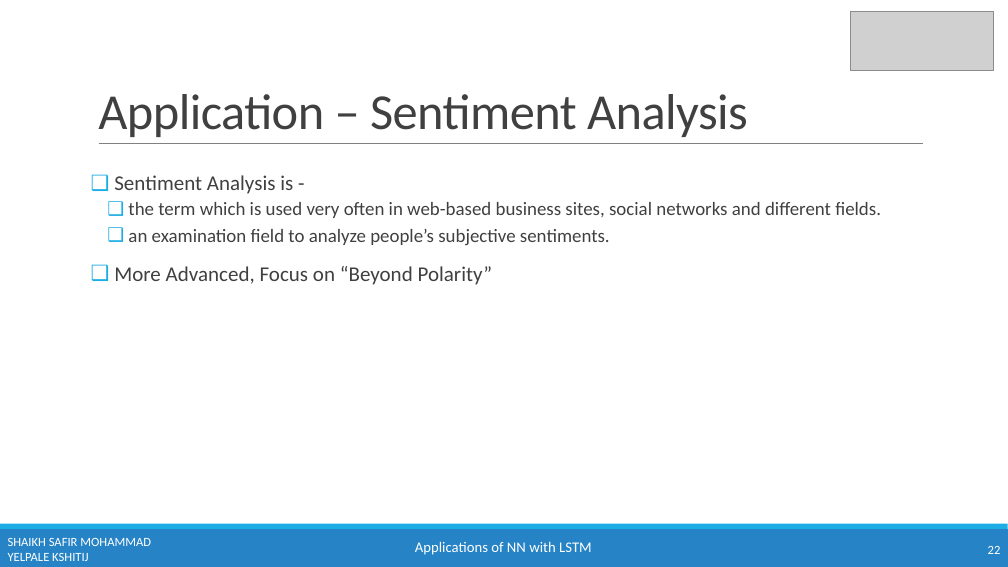
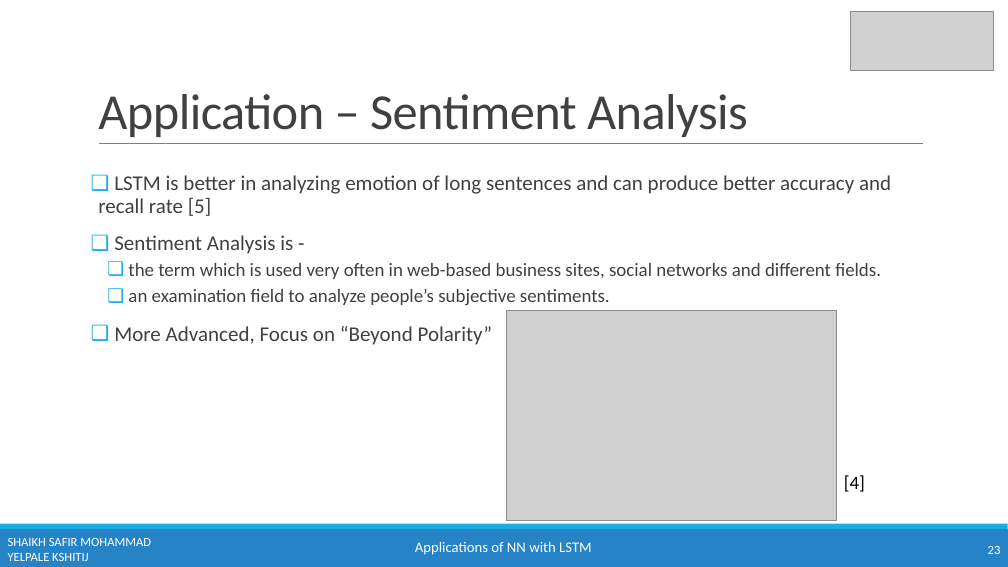
Before and after one commit to kshitijyelpale/LFD-Application-of-NN-in-LSTM, a slide deck: slide 23 of Documentation/LSTM Presentation.pptx (slide 22 before the commit). Drawn at 1008x567 pixels with LibreOffice and Linux fonts; fonts in the diff are those of the drawing; grey boxes stand for pictures. Boxes give left, top, right and bottom in pixels: in the first picture for what was removed or moved away, otherwise in the second. Text is boxed around its words. In the diff, an @@ line names an element or a change of style, - is before the commit and + after.

```diff
--- a/Documentation/LSTM Presentation.pptx
+++ b/Documentation/LSTM Presentation.pptx
@@ text at [98,175,891,216]: paragraph added @@
+❑ LSTM is better in analyzing emotion of long sentences and can produce better accuracy and recall rate [5]
@@ picture added at [507,311,836,520] @@
@@ text added at [844,475,865,492], 18 pt, text #000000 @@
+[4]
@@ page number at [988,546,1001,554]: text changed @@
-22
+23
```
Also in this commit, not shown: 14 other slides changed, 1 slide added.
